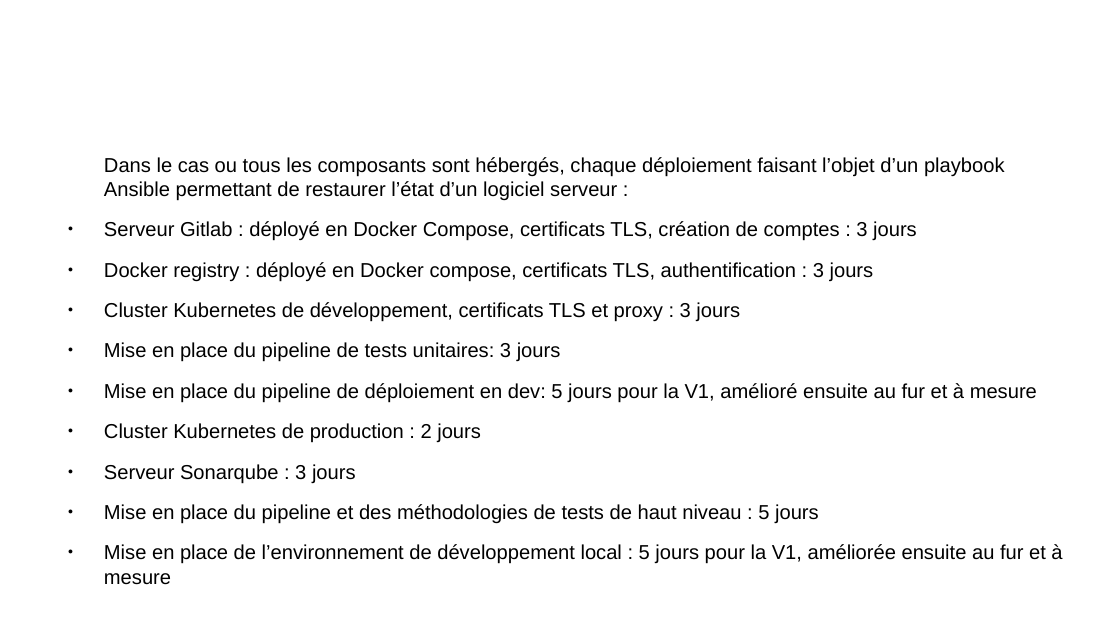
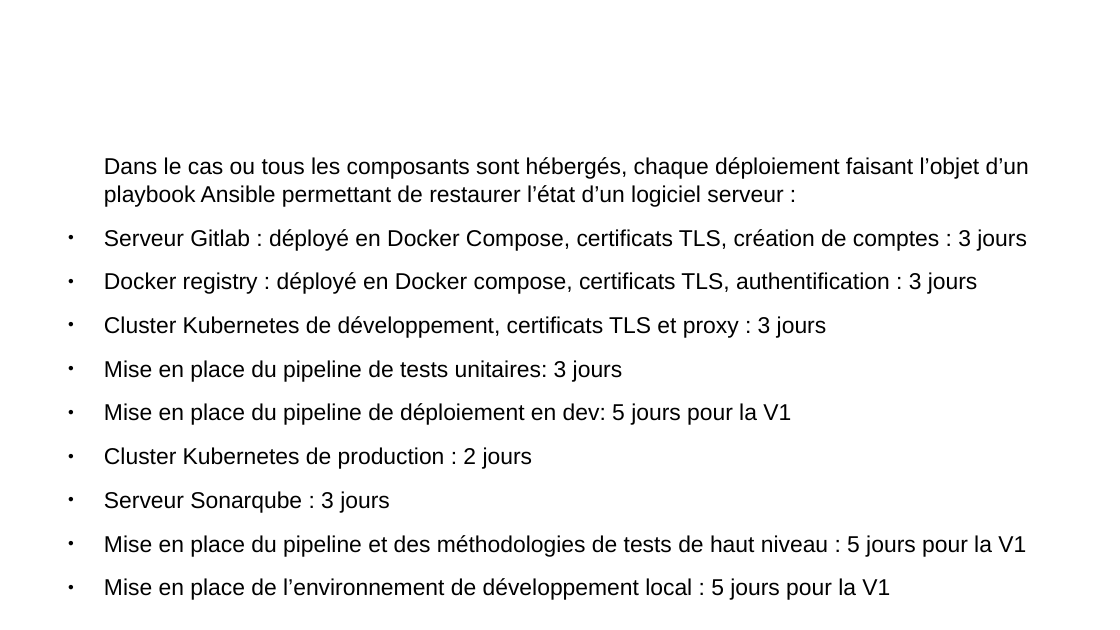
Before and after one commit to remipassmoilesel/ci-cd-plan, a slide deck: slide 21 of ci-cd-plan.odp. Drawn at 1120x630 pixels with LibreOffice and Linux fonts; fonts in the diff are those of the drawing; background and template pictures are left out. Boxes give left, top, right and bottom in pixels: in the first picture for what was removed or moved away, otherwise in the second. Text is boxed around its words. In the diff, an @@ line names an element or a change of style, - is before the commit and + after.

```diff
--- a/ci-cd-plan.odp
+++ b/ci-cd-plan.odp
@@ text at bbox=[104, 157, 1029, 513]: size 14.3 to 16.2 pt in "Dans le cas ou tous les composants ...", "Serveur Gitlab : déployé en Docker Compose, ...", "Docker registry : déployé en Docker compose, ...", "Cluster Kubernetes de développement, certificats TLS et ..." and 3 more places @@
@@ text at bbox=[104, 403, 791, 425]: text changed; size 14.3 to 16.2 pt @@
-● Mise en place du pipeline de déploiement en dev: 5 jours pour la V1, amélioré ensuite au fur et à mesure
+● Mise en place du pipeline de déploiement en dev: 5 jours pour la V1
@@ text at bbox=[104, 535, 1026, 600]: text changed; size 14.3 to 16.2 pt @@
-● Mise en place du pipeline et des méthodologies de tests de haut niveau : 5 jours
-● Mise en place de l’environnement de développement local : 5 jours pour la V1, améliorée ensuite au fur et à mesure
+● Mise en place du pipeline et des méthodologies de tests de haut niveau : 5 jours pour la V1
+● Mise en place de l’environnement de développement local : 5 jours pour la V1
```
Also in this commit, not shown: 10 other slides changed, 1 slide added, 1 slide removed.
